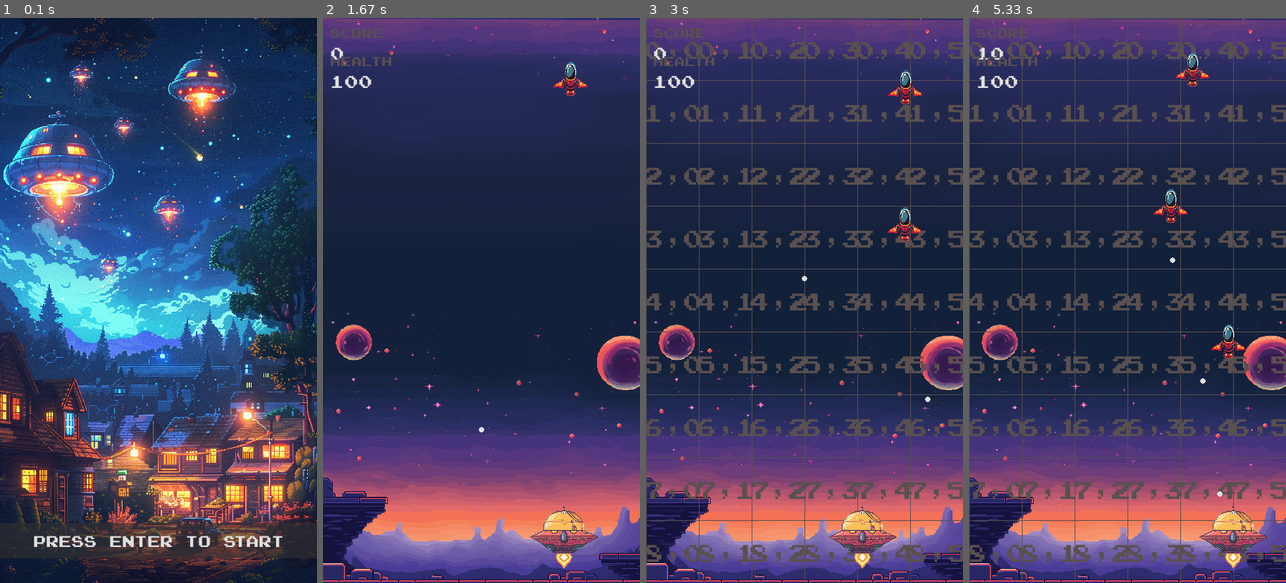
Above: before the commit, frames 1-4 (left to right).
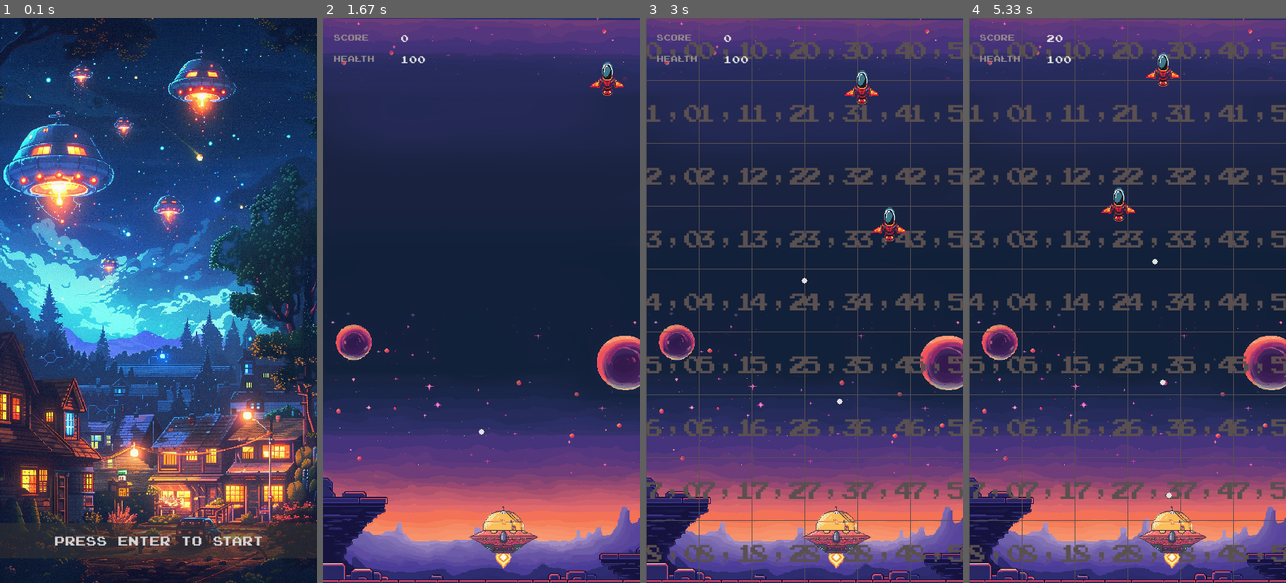
Above: after the commit, the same moments.

Repository: aviosipov/sb-ai-vision-demo
Game: pygame game, started from pygame-demos/falling_shapes.py
Two runs of this game, one before a commit and one after it. Both use one fixed random seed, a clock stepped at 60 frames per second and the inputs below.
Inputs:
- Up to frame 1 (0.1 s): no input
- Up to frame 2 (1.67 s): tap Enter at 0.33, 0.67 s; hold Space 1-1.47 s; hold Right 1-1.47 s; hold Right from 1.5 s (still down); tap Space at 1.57 s
- Up to frame 3 (3 s): tap Space at 1.87, 2.07, 2.37, 2.57, 2.87 s; release Right at 1.97 s; hold Right 2-2.47 s; tap G at 2.15 s; hold Left from 2.5 s (still down)
- Up to frame 4 (5.33 s): release Left at 3.03 s; hold Left 3.07-3.47 s; tap Space at 3.13, 3.43, 3.57, 3.87, 4.23, 4.53, 4.73, 5.03, 5.23 s; hold Right 3.5-4.13 s; tap G at 3.65, 5.32 s; hold Left 4.17-4.63 s; hold Right 4.67-5.13 s; hold Right from 5.17 s (still down)

The runs differ from the first frame. In frame 1, 0.9% of the frame differs, in the area x 10-90%, y 91-94%; in frame 2, 3.2%; in frame 3, 3.2%; in frame 4, 3.9%, in the area x 2-95%, y 1-98%.

Commit message:
Update game settings and UI elements

Diff:
--- a/pygame-demos/scenes/game.py
+++ b/pygame-demos/scenes/game.py
@@ -71,8 +71,6 @@
                 self.player.moving_right = True
             elif event.key == pygame.K_g:
                 settings.SHOW_GRID = not settings.SHOW_GRID
-            elif event.key == pygame.K_SPACE:
-                self.player.shoot()
         elif event.type == pygame.KEYUP:
             if event.key == pygame.K_LEFT:
                 self.player.moving_left = False
@@ -81,14 +79,14 @@
 
     def update(self, dt):
         self.player.update(dt)
+        self.player.shoot()  # Call the shoot method in the update loop
         self.update_npcs(dt)
         self.spawn_npcs()
         self.check_collisions()
 
         if not self.player.is_alive():
             self.game_over = True
-            self.switch_to_scene("game_over")  # Use the switch_to_scene method
-
+            self.switch_to_scene("game_over")
 
 
 
@@ -139,5 +137,5 @@
 
 
     def draw_score_and_health(self):
-        draw_info_box(self.screen, "Score", self.score, 10, 10)
-        draw_info_box(self.screen, "Health", self.player.health, 10, 50)
+        draw_info_box(self.screen, "Score", self.score, 15, 20, 95)
+        draw_info_box(self.screen, "Health", self.player.health, 15, 50, 95)
--- a/pygame-demos/scenes/game_over.py
+++ b/pygame-demos/scenes/game_over.py
@@ -4,6 +4,7 @@
 from shared.scene import Scene
 from shared.font import load_font
 from shared.ui import draw_rectangle
+from shared.ui import draw_breathing_text
 
 class GameOverConfig:
     def __init__(self):
@@ -33,6 +34,8 @@
         self.pan_y = 0
         self.target_pan_x = 0
         self.target_pan_y = 0
+        self.breathing_duration = config.breathing_duration
+
 
         self.load_assets()
 
@@ -94,7 +97,7 @@
 
             self.update_zoom_pan(dt)
 
-        self.breathing_timer = (self.breathing_timer + dt * 1000) % self.config.breathing_duration
+        self.breathing_timer = (self.breathing_timer + dt * 1000) % self.breathing_duration
         self.text_alpha = int(255 * (1 - (self.breathing_timer / self.config.breathing_duration)))
 
     def reset_zoom_pan(self):
@@ -134,7 +137,7 @@
 
         text_bg_color = (50, 50, 50)  # Dark gray
         draw_rectangle(self.screen, 0, settings.SCREEN_HEIGHT - 75, settings.SCREEN_WIDTH, 50, text_bg_color, opacity=160)
-        self.draw_text("press enter to try again", settings.WHITE, (settings.SCREEN_WIDTH // 2 , settings.SCREEN_HEIGHT - 50), self.text_alpha)
+        draw_breathing_text(self.screen, "Press Enter to Try Again", settings.WHITE, (settings.SCREEN_WIDTH // 2, settings.SCREEN_HEIGHT - 50), self.breathing_duration, self.breathing_timer)
 
 
     def draw_text(self, text, color, center, alpha=255):
--- a/pygame-demos/scenes/spaceship_selection.py
+++ b/pygame-demos/scenes/spaceship_selection.py
@@ -3,6 +3,7 @@
 from shared.scene import Scene
 from shared.font import load_font
 from shared.game_state import game_state
+from shared.ui import draw_info_box
 
 class SpaceshipSelection(Scene):
 
@@ -10,10 +11,10 @@
         super().__init__(screen)  # Call the parent class constructor
         self.screen = screen
         self.spaceships = [
-            {"image": "assets/spaceships/spaceship1.png", "name": "Sparrow", "damage": 10, "speed": 5, "reload_rate": 1},
-            {"image": "assets/spaceships/spaceship2.png", "name": "Phoenix", "damage": 15, "speed": 4, "reload_rate": 0.8},
-            {"image": "assets/spaceships/spaceship3.png", "name": "Falcon", "damage": 12, "speed": 6, "reload_rate": 1.2},
-            {"image": "assets/spaceships/spaceship4.png", "name": "Eagle", "damage": 8, "speed": 7, "reload_rate": 0.9}
+            {"image": "assets/spaceships/spaceship1.png", "name": "Sparrow", "damage": 10, "speed": 50, "reload_rate": 1},
+            {"image": "assets/spaceships/spaceship2.png", "name": "Phoenix", "damage": 15, "speed": 80, "reload_rate": 0.8},
+            {"image": "assets/spaceships/spaceship3.png", "name": "Falcon", "damage": 12, "speed": 150, "reload_rate": 1.2},
+            {"image": "assets/spaceships/spaceship4.png", "name": "Eagle", "damage": 4, "speed": 250, "reload_rate": 0.3}
         ]
         self.selected_spaceship = 0
         self.load_images()
@@ -71,17 +72,11 @@
         name_rect = name_text.get_rect(topleft=(info_x, info_y))
         self.screen.blit(name_text, name_rect)
 
-        info_font = load_font(14)
-        info_titles = ["Damage:", "Speed:", "Reload Rate:"]
-        info_values = [str(current_spaceship['damage']), str(current_spaceship['speed']), str(current_spaceship['reload_rate'])]
+        info_titles = ["Damage", "Speed", "Reload Rate"]
+        info_values = [current_spaceship['damage'], current_spaceship['speed'], current_spaceship['reload_rate']]
 
         for i, (title, value) in enumerate(zip(info_titles, info_values)):
-            title_text = info_font.render(title, True, settings.GREY)
-            value_text = info_font.render(value, True, settings.WHITE)
-            title_rect = title_text.get_rect(topleft=(info_x, info_y + 40 + i * 30))
-            value_rect = value_text.get_rect(topright=(info_x + 200, info_y + 40 + i * 30))
-            self.screen.blit(title_text, title_rect)
-            self.screen.blit(value_text, value_rect)
+            draw_info_box(self.screen, title, value, info_x, info_y + 40 + i * 30)
 
         padding = 10  # Adjust this value to change the spacing/padding
 
--- a/pygame-demos/scenes/start_game.py
+++ b/pygame-demos/scenes/start_game.py
@@ -3,13 +3,16 @@
 from shared.scene import Scene
 from shared.font import load_font
 from shared.ui import draw_rectangle
-
+from shared.ui import draw_breathing_text
 class StartGame(Scene):
     def __init__(self, screen):
         super().__init__(screen)
         self.screen = screen
         self.background_image = pygame.image.load('assets/start_game/game-intro.png')
         self.background = pygame.transform.scale(self.background_image, (settings.SCREEN_WIDTH, settings.SCREEN_HEIGHT))
+        self.breathing_duration = 1200
+        self.breathing_timer = 0
+
 
     def reset(self):
         pass
@@ -20,7 +23,8 @@
         return None
 
     def update(self, dt):
-        pass
+        self.breathing_timer = (self.breathing_timer + dt * 1000) % self.breathing_duration
+
 
     def draw(self):
         self.screen.fill(settings.BLACK)
@@ -29,7 +33,4 @@
         text_bg_color = (50, 50, 50)  # Dark gray
         draw_rectangle(self.screen, 0, settings.SCREEN_HEIGHT - 85, settings.SCREEN_WIDTH, 50, text_bg_color, opacity=153)
 
-        font = load_font(22)
-        text = font.render("Press Enter to Start", True, settings.WHITE)
-        text_rect = text.get_rect(center=(settings.SCREEN_WIDTH // 2, settings.SCREEN_HEIGHT - 60))
-        self.screen.blit(text, text_rect)
+        draw_breathing_text(self.screen, "Press Enter to Start", settings.WHITE, (settings.SCREEN_WIDTH // 2, settings.SCREEN_HEIGHT - 60), self.breathing_duration, self.breathing_timer)
--- a/pygame-demos/shared/game_settings.py
+++ b/pygame-demos/shared/game_settings.py
@@ -12,7 +12,9 @@
 WHITE = (225, 225, 225)
 YELLOW = (255, 255, 0)
 TURQUOISE = (164, 124, 248)
+LIGHT_GREY = (150, 140, 140)
 GREY = (90, 80, 80)
+DARK_GREY = (50, 50, 50)
 RED = (255, 0, 0)
 
 # Player properties
--- a/pygame-demos/shared/npc.py
+++ b/pygame-demos/shared/npc.py
@@ -12,7 +12,7 @@
         self.move_direction = 1  # 1 for right, -1 for left
         self.move_interval = random.randint(30, 90)  # Random interval for changing direction
         self.move_timer = 0
-        self.horizontal_speed = 25.0  # Adjust this value to control the horizontal speed
+        self.speed = 25.0  # Adjust this value to control the speed
 
 
         self.screen = screen
@@ -47,7 +47,7 @@
 
     def move(self, dt):
         self.y += self.speed * dt
-        self.x += self.move_direction * self.horizontal_speed * dt
+        self.x += self.move_direction * self.speed * dt
 
         self.move_timer += 1
         if self.move_timer >= self.move_interval:
--- a/pygame-demos/shared/player.py
+++ b/pygame-demos/shared/player.py
@@ -7,7 +7,7 @@
 
 PADDLE_WIDTH = 100
 PADDLE_HEIGHT = 90
-PADDLE_SPEED = 185
+
 
 class Player:
     def __init__(self, screen, selected_spaceship, offset_x=0, offset_y=0):
@@ -46,12 +46,9 @@
         self.speed = selected_spaceship['speed']
         self.reload_rate = selected_spaceship['reload_rate']
 
-
-
-
     def shoot(self):
         current_time = pygame.time.get_ticks()
-        if current_time - self.last_shot_time >= self.reload_rate * 1000:
+        if pygame.key.get_pressed()[pygame.K_SPACE] and current_time - self.last_shot_time >= self.reload_rate * 1000:
             bullet_x = self.x + self.width // 2
             bullet_y = self.y
             bullet = Bullet(bullet_x, bullet_y)
@@ -76,10 +73,10 @@
 
 
     def move_left(self, dt):
-        self.x = max(0, self.x - PADDLE_SPEED * dt)
+        self.x = max(0, self.x - self.speed * dt)
 
     def move_right(self, dt):
-        self.x = min(settings.SCREEN_WIDTH - self.width, self.x + PADDLE_SPEED * dt)
+        self.x = min(settings.SCREEN_WIDTH - self.width, self.x + self.speed * dt)
 
     def draw(self):
         # Apply tint if hit_tint_timer is active
--- a/pygame-demos/shared/ui.py
+++ b/pygame-demos/shared/ui.py
@@ -2,15 +2,16 @@
 from shared import game_settings as settings
 from shared.font import load_font
 
-def draw_info_box(screen, title, value, x, y):
-    title_font = load_font(18)
-    value_font = load_font(24)
+def draw_info_box(screen, title, value, x, y, title_width=135):
 
-    title_text = title_font.render(title, True, settings.GREY)
+    title_font = load_font(12)
+    value_font = load_font(14)
+
+    title_text = title_font.render(title, True, settings.LIGHT_GREY)
     value_text = value_font.render(str(value), True, settings.WHITE)
 
     title_rect = title_text.get_rect(topleft=(x, y))
-    value_rect = value_text.get_rect(topleft=(x, y + 25))
+    value_rect = value_text.get_rect(topleft=(x + title_width, y))
 
     screen.blit(title_text, title_rect)
     screen.blit(value_text, value_rect)
@@ -19,3 +20,12 @@
     rect_surface = pygame.Surface((width, height), pygame.SRCALPHA)
     rect_surface.fill(color + (opacity,))
     screen.blit(rect_surface, (x, y))
+
+
+def draw_breathing_text(screen, text, color, center, breathing_duration, timer):
+    font = load_font(18)
+    text_surface = font.render(text, True, color)
+    text_rect = text_surface.get_rect(center=center)
+    text_alpha = int(255 * (1 - (timer / breathing_duration)))
+    text_surface.set_alpha(text_alpha)
+    screen.blit(text_surface, text_rect)
